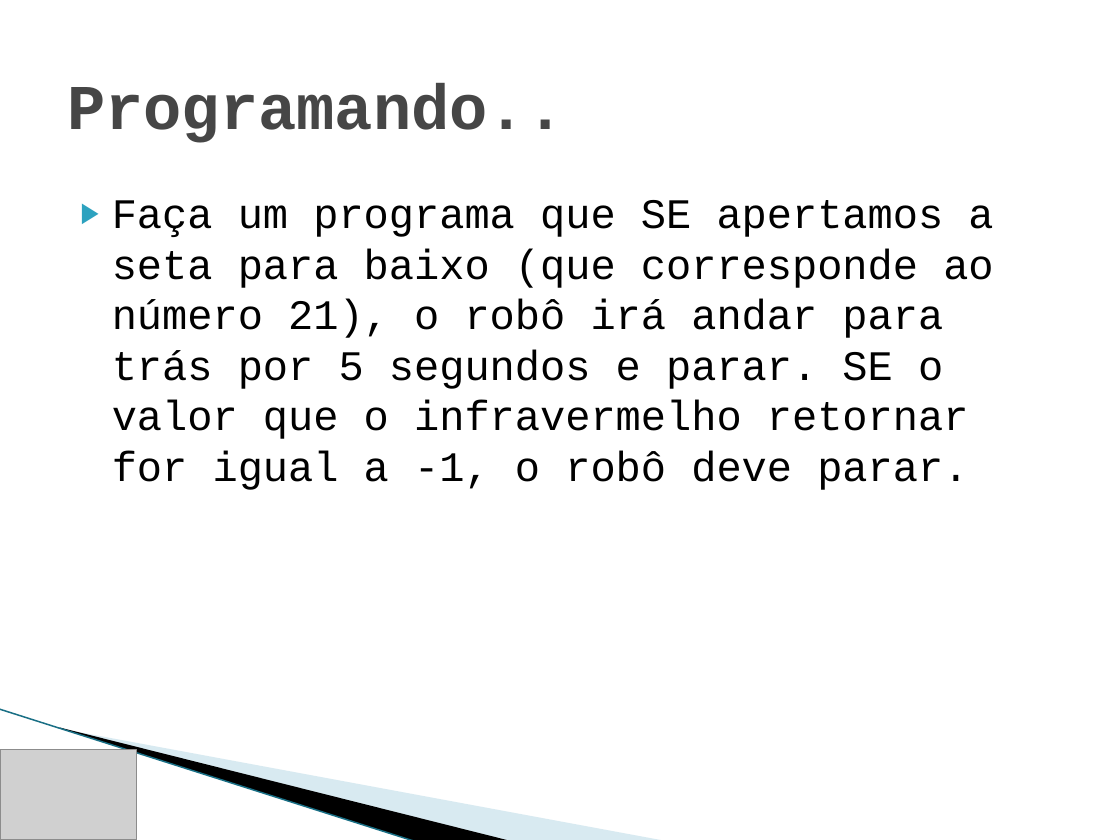
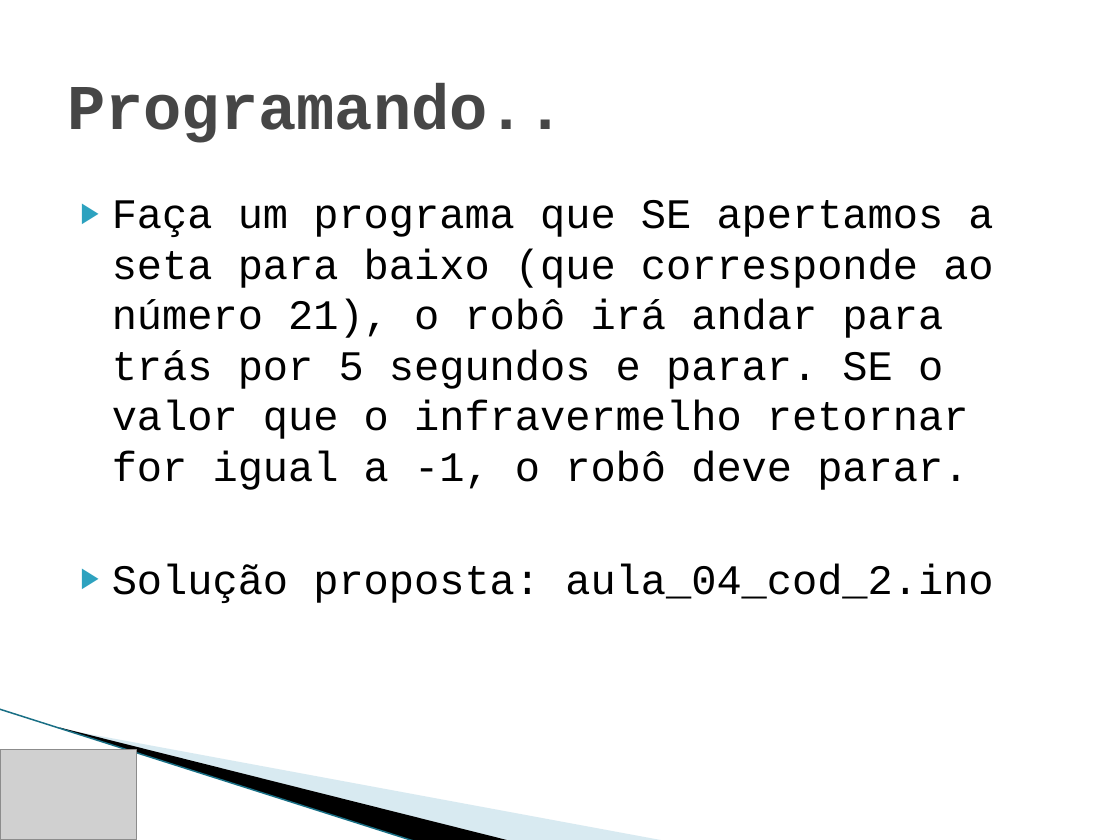
Before and after one commit to IEEE-RAS-UnB/edubot, a slide deck: slide 8 of Aula 04/Aula 04.pptx. Drawn at 1120x840 pixels with LibreOffice and Linux fonts; fonts in the diff are those of the drawing; grey boxes stand for pictures; background and template pictures are left out. Boxes give left, top, right and bottom in pixels: in the first picture for what was removed or moved away, otherwise in the second. Text is boxed around its words. In the diff, an @@ line names an element or a change of style, - is before the commit and + after.

```diff
--- a/Aula 04/Aula 04.pptx
+++ b/Aula 04/Aula 04.pptx
@@ text at (112, 564, 993, 603): paragraph added @@
+▶ Solução proposta: aula_04_cod_2.ino
```
Also in this commit, not shown: 2 other slides changed, 2 other files.
